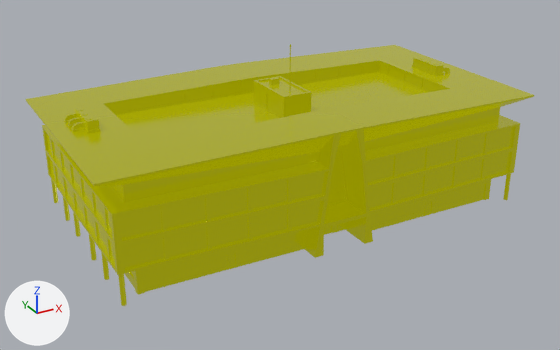
The glTF model public/models/building-train-station.glb as it was, and as the next commit left it.
Both versions are drawn from a 50 mm camera at (-46.2, -83.4, 45.6) aimed at (-1.5, -2.2, 5.0). Every picture has the same lights, and +X, +Y and +Z are marked at lower left. Where no turn or scale is listed for an object, it has been applied to the vertices.

Objects in the first picture: 'building-train-station'.
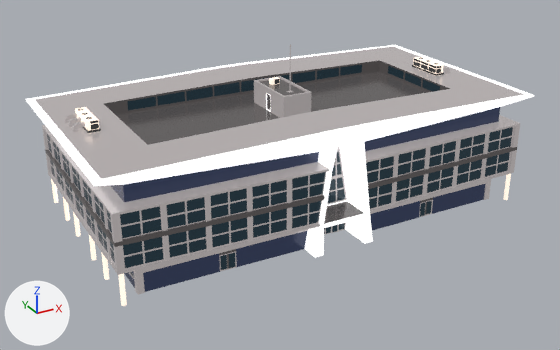
Location of each change, [x1, y1, x2, y2] in pixels of the pictures (560 x 350 px):
'building-train-station', recoloured: [26, 44, 534, 306] in both

Edits to the bpy script that builds the scene:
```text
Add img_base:
    img_base = load_image('base', '_unpacked/base', 1024, 1024, 'sRGB')
Add mat_lowpoly_colors_001:
    mat_lowpoly_colors_001 = bpy.data.materials.new('LOWPOLY-COLORS.001')
    # uses the picture img_base
Change me_building_train_station:
    where me_building_train_station.from_pydata(...)  # 3844 vertices, 7548 faces; spans x -29.0..29.0, y -15.5..15.5, z 0.0..22.0
    remove me_building_train_station.materials.append(mat_lowpoly_colors)
    add me_building_train_station.materials.append(mat_lowpoly_colors_001)
```
